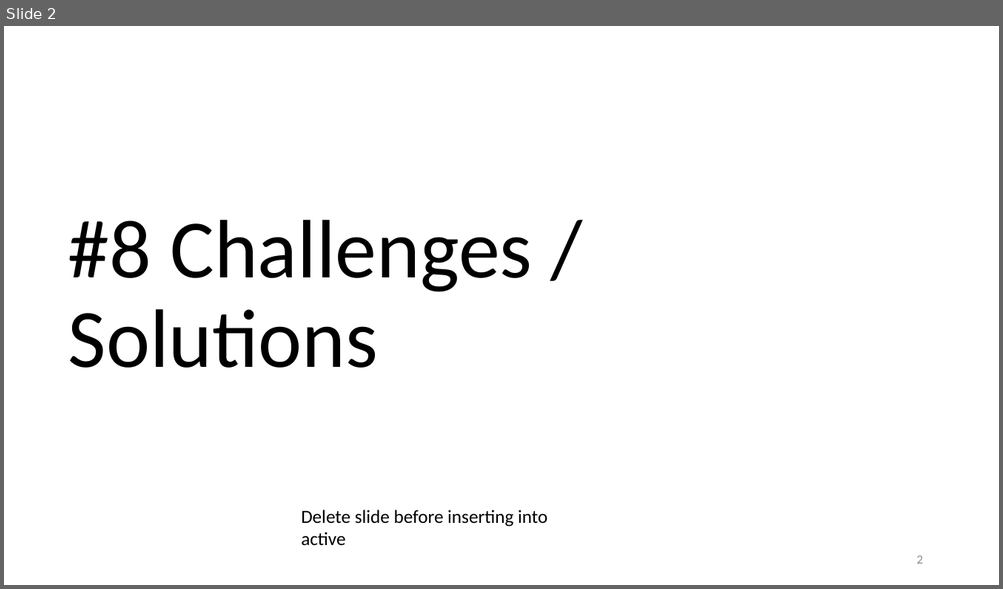
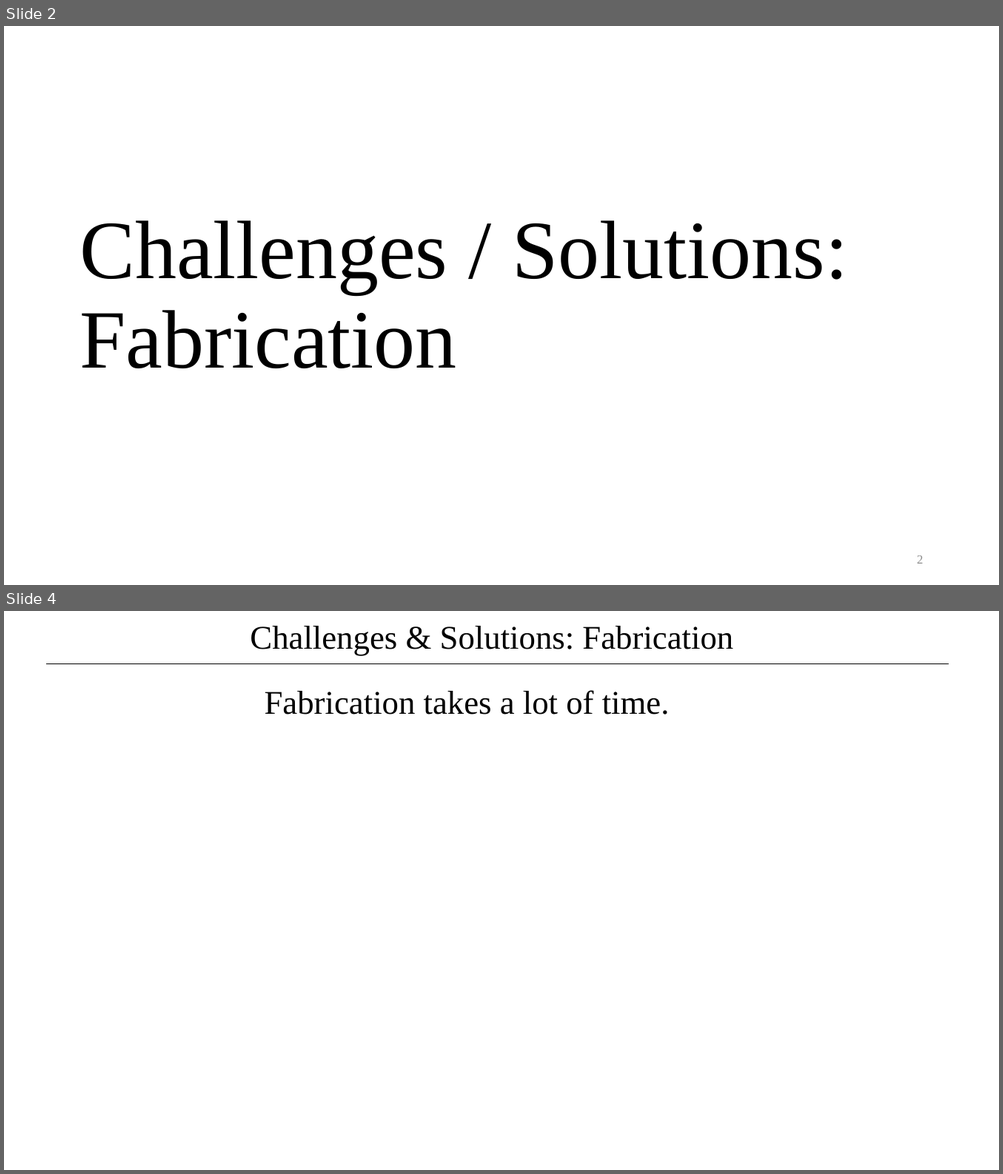
Before and after one commit to psas/electric-feed-system-prototype, a slide deck: Docs/Presentations/Slides/#8 challenges and solutions.pptx. Shown one above the other, each under a label of ours: slide 2 before the commit, slides 2 and 4 after it; the slides between them are not shown. The pictures are 1003x589 and 1003x1174 pixels, drawn with LibreOffice and Linux fonts; fonts in the diff are those of the drawing. Boxes give left, top, right and bottom in pixels: in the first picture for what was removed or moved away, otherwise in the second. Text is boxed around its words. In the diff, an @@ line names an element or a change of style, - is before the commit and + after.

```diff
--- a/Docs/Presentations/Slides/#8 challenges and solutions.pptx
+++ b/Docs/Presentations/Slides/#8 challenges and solutions.pptx
@@ slide 4 added at box(4, 611, 999, 1170), background #FFFFFF @@
@@ text added at box(250, 626, 733, 656), 32 pt, text #000000 @@
+Challenges & Solutions: Fabrication
@@ line added from (46, 664) to (948, 664), #000000 0.5 pt @@
@@ text added at box(264, 690, 669, 715), 32 pt, text #000000 @@
+Fabrication takes a lot of time.
@@ slide 2 changed as well @@
@@ title at box(79, 221, 848, 369): text changed; font Calibri to Times New Roman @@
-#8 Challenges / Solutions
+Challenges / Solutions:
+Fabrication
@@ text removed at box(301, 510, 547, 545) @@
-Delete slide before inserting into active
```
Also in this commit, not shown: 3 other slides changed, 1 other slide added, 1 slide removed, 7 other files.
